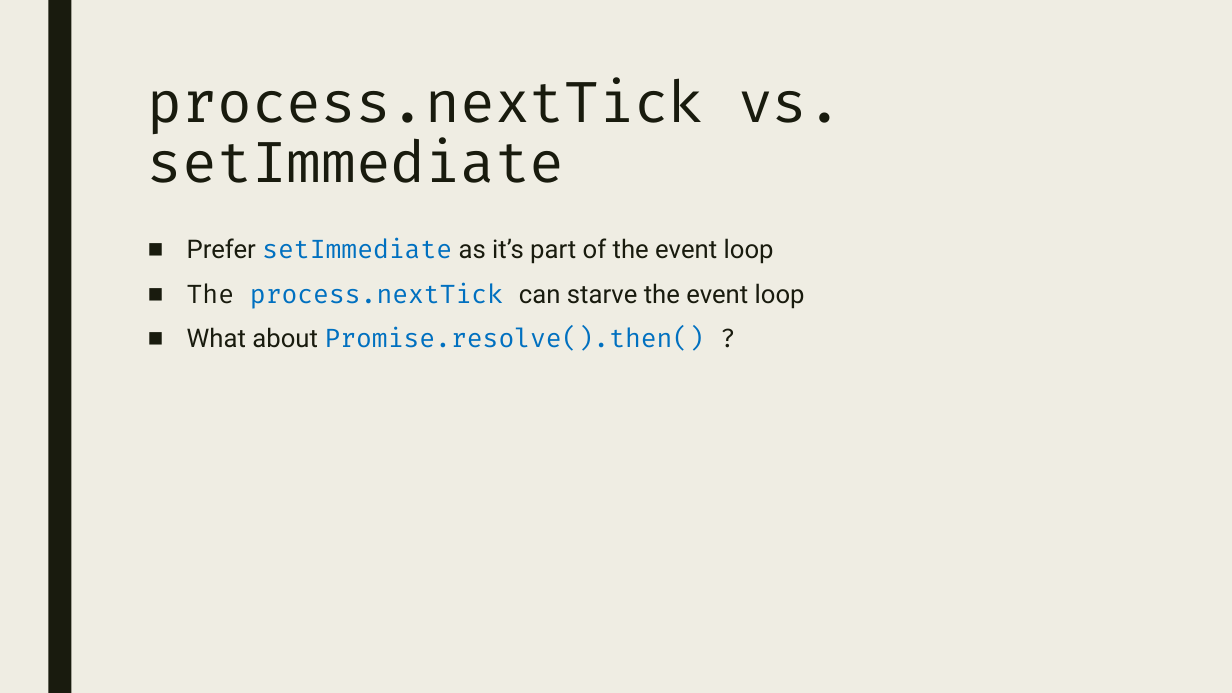
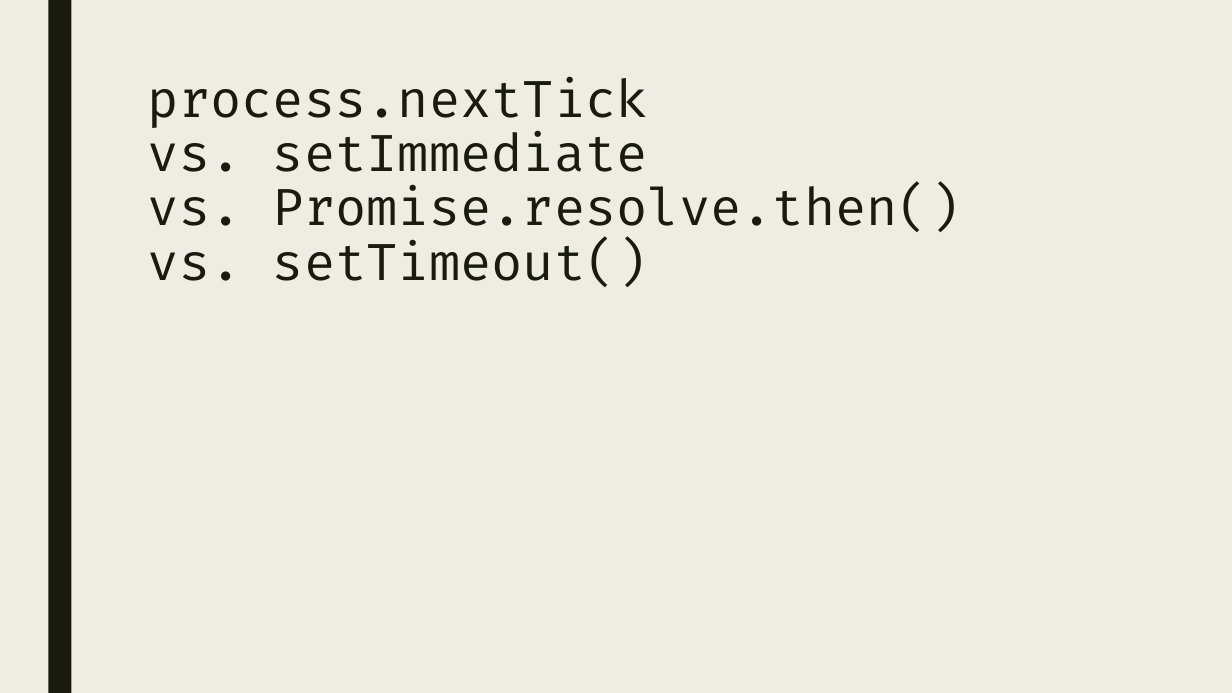
Before and after one commit to nabriski/lectures, a slide deck: slide 16 of event-loop/prez.pptx (slide 15 before the commit). Drawn at 1232x693 pixels with LibreOffice and Linux fonts; fonts in the diff are those of the drawing. Boxes give left, top, right and bottom in pixels: in the first picture for what was removed or moved away, otherwise in the second. Text is boxed around its words. In the diff, an @@ line names an element or a change of style, - is before the commit and + after.

```diff
--- a/event-loop/prez.pptx
+++ b/event-loop/prez.pptx
@@ title at (148,76,961,287): text changed; size 44 to 39.6 pt @@
-process.nextTick vs. setImmediate
+process.nextTick
+vs. setImmediate
+vs. Promise.resolve.then()
+vs. setTimeout()
@@ text removed at (187,238,805,351) @@
-■ Prefer setImmediate as it’s part of the event loop
-■ The process.nextTick can starve the event loop
-■ What about Promise.resolve().then() ?
```
Also in this commit, not shown: 5 other slides changed, 1 slide added.
